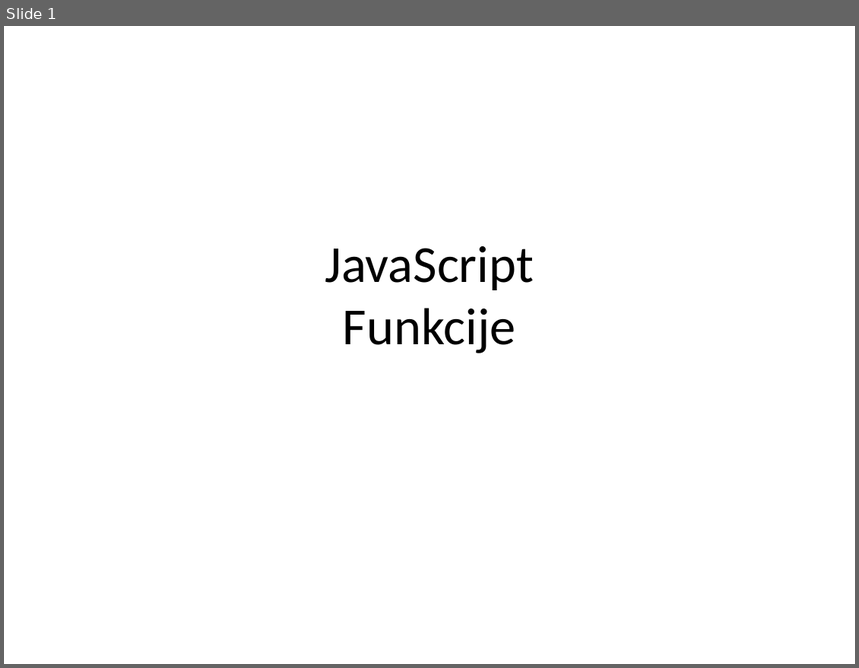
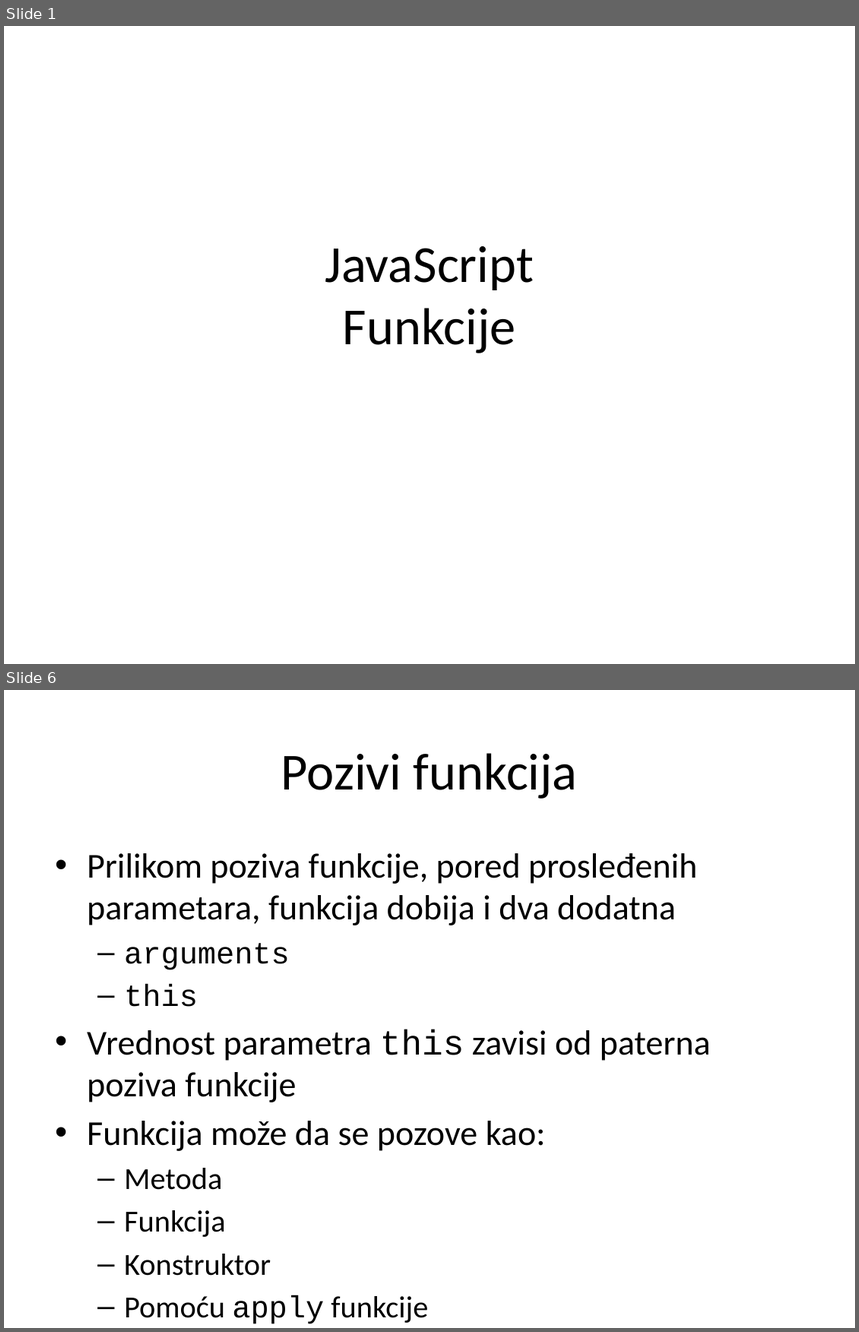
Before and after one commit to XWS2016/JavaScript, a slide deck: 02_Funkcije/JavaScript_02_Funkcije.pptx. Shown one above the other, each under a label of ours: slide 1 before the commit, slides 1 and 6 after it; the slides between them are not shown. The pictures are 859x668 and 859x1332 pixels, drawn with LibreOffice and Linux fonts; fonts in the diff are those of the drawing. Boxes give left, top, right and bottom in pixels: in the first picture for what was removed or moved away, otherwise in the second. Text is boxed around its words. In the diff, an @@ line names an element or a change of style, - is before the commit and + after.

Commit message:
funkcije - predavanja

```diff
--- a/02_Funkcije/JavaScript_02_Funkcije.pptx
+++ b/02_Funkcije/JavaScript_02_Funkcije.pptx
@@ slide 6 added at [4, 690, 855, 1328], background #FFFFFF @@
@@ title added at [281, 753, 578, 799], 44 pt, text #000000 @@
+Pozivi funkcija
@@ text added at [87, 853, 711, 1325], 29.6 pt, text #000000 @@
+• Prilikom poziva funkcije, pored prosleđenih parametara, funkcija dobija i dva dodatna
+  – arguments
+  – this
+• Vrednost parametra this zavisi od paterna poziva funkcije
+• Funkcija može da se pozove kao:
+  – Metoda
+  – Funkcija
+  – Konstruktor
+  – Pomoću apply funkcije
```
Also in this commit, not shown: 2 slides changed, 30 other slides added, 11 slides removed, 13 other files.
